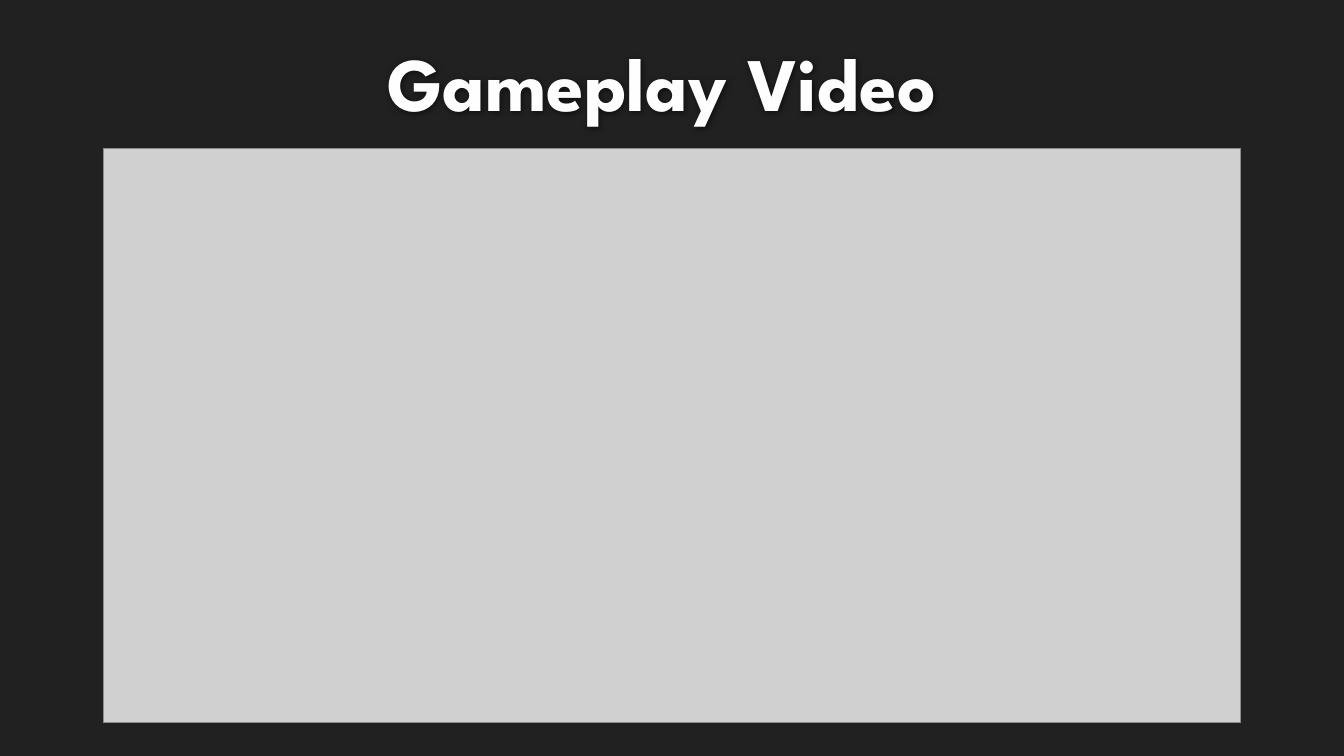
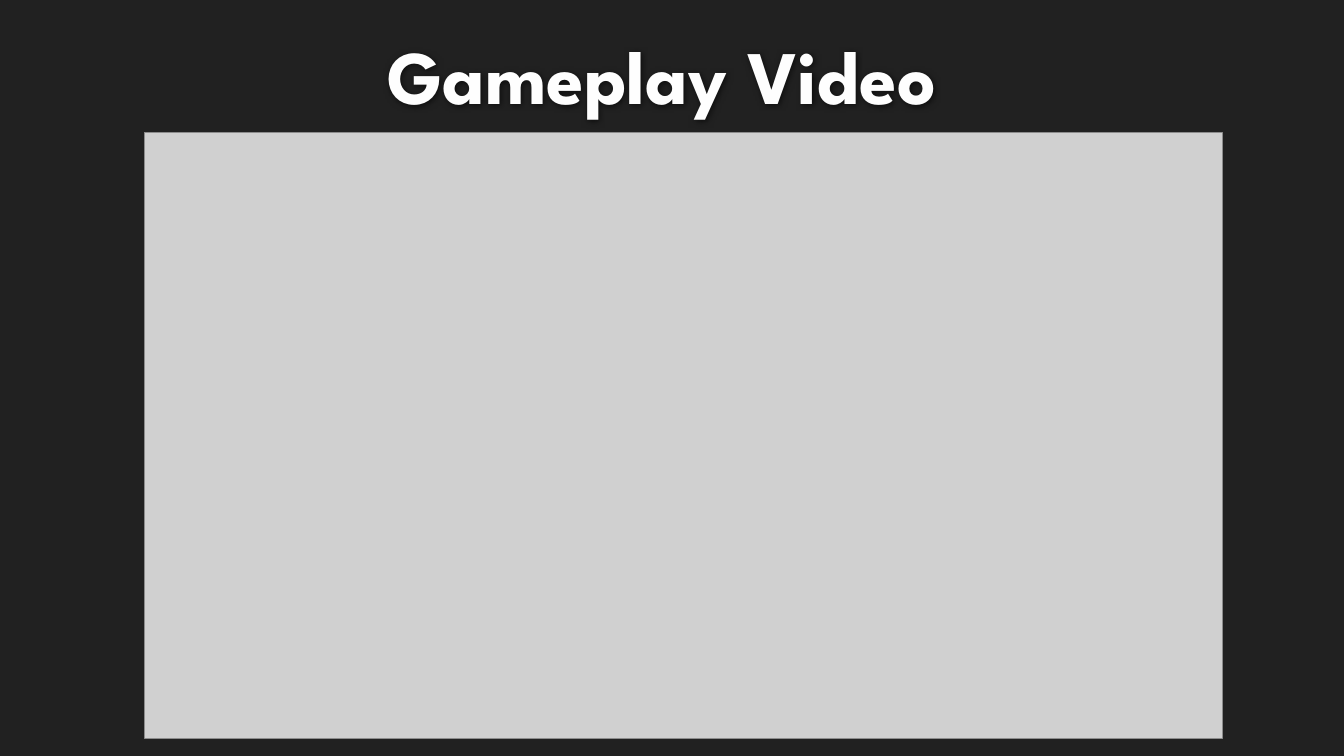
Before and after one commit to UoSGroupProjects1819/mgp-teamtwo, a slide deck: slide 3 of Docs/Pitch/Pitch.pptx. Drawn at 1344x756 pixels with LibreOffice and Linux fonts; fonts in the diff are those of the drawing; grey boxes stand for pictures; background and template pictures are left out. Boxes give left, top, right and bottom in pixels: in the first picture for what was removed or moved away, otherwise in the second. Text is boxed around its words. In the diff, an @@ line names an element or a change of style, - is before the commit and + after.

```diff
--- a/Docs/Pitch/Pitch.pptx
+++ b/Docs/Pitch/Pitch.pptx
@@ title "Gameplay Video": place and size @@
-title "Gameplay Video" at [387, 59, 936, 127]
+title "Gameplay Video" at [387, 52, 936, 120]
@@ picture: place and size @@
-picture at [104, 149, 1241, 723]
+picture at [145, 132, 1223, 738]
```
Also in this commit, not shown: 2 other slides changed, 21 other files.
